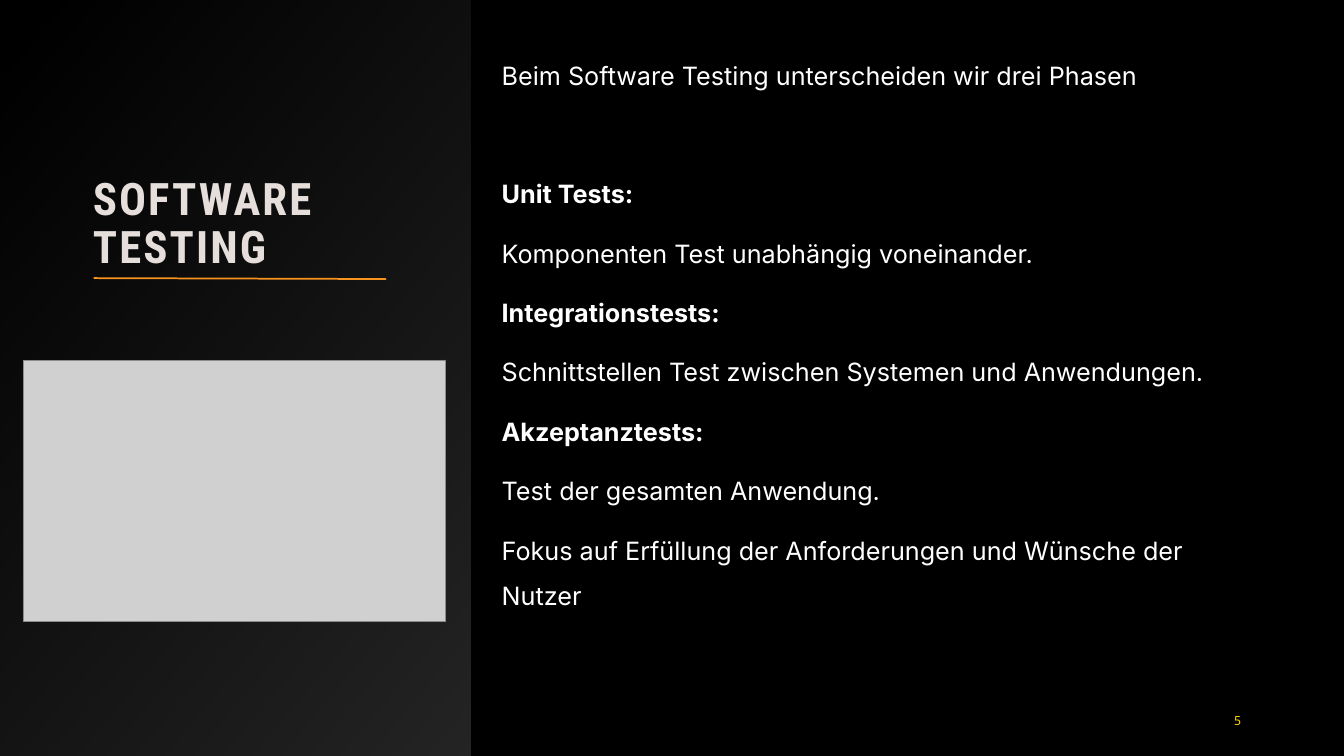
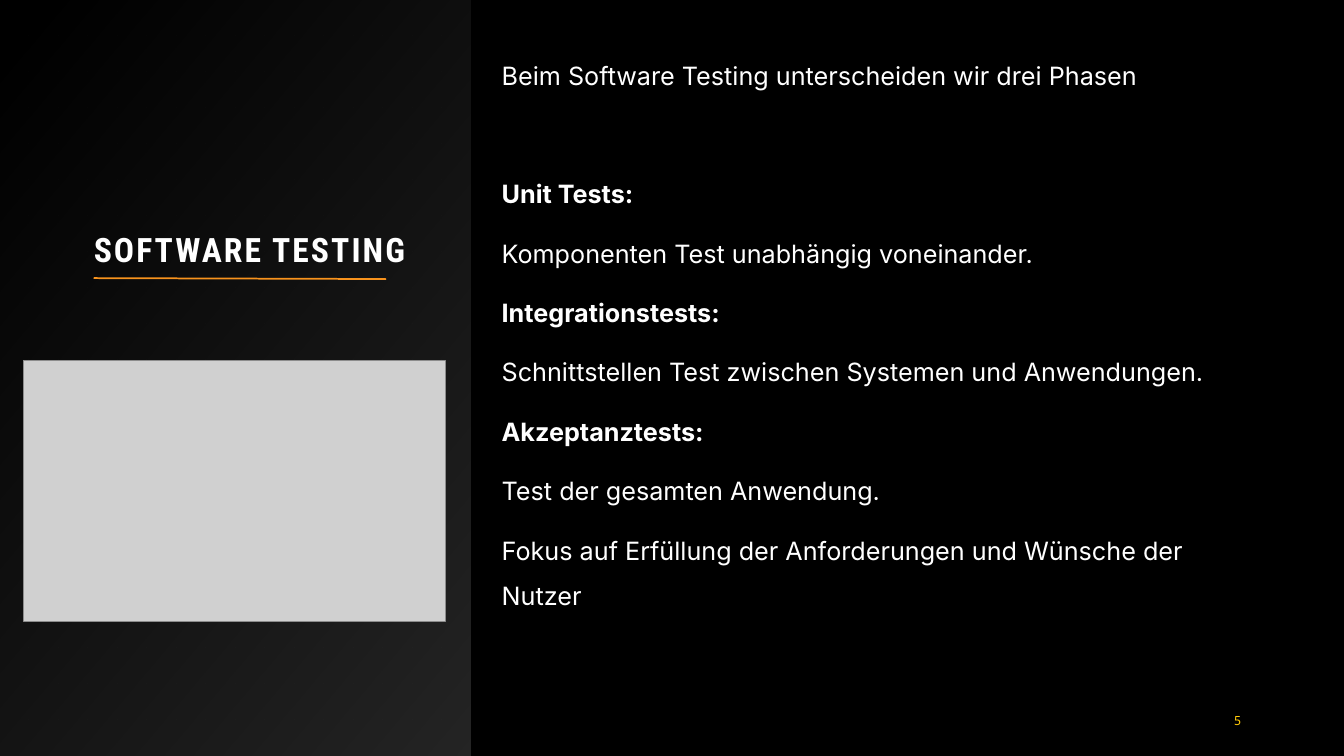
Before and after one commit to 1dah/ali_exam, a slide deck: slide 5 of Präsentation/SDLC Präsentation.pptx. Drawn at 1344x756 pixels with LibreOffice and Linux fonts; fonts in the diff are those of the drawing; grey boxes stand for pictures. Boxes give left, top, right and bottom in pixels: in the first picture for what was removed or moved away, otherwise in the second. Text is boxed around its words. In the diff, an @@ line names an element or a change of style, - is before the commit and + after.

```diff
--- a/Präsentation/SDLC Präsentation.pptx
+++ b/Präsentation/SDLC Präsentation.pptx
@@ title "SOFTWARE TESTING": place and size @@
-title "SOFTWARE TESTING" at bbox=[93, 182, 311, 264]
+title "SOFTWARE TESTING" at bbox=[94, 237, 405, 263]
@@ title "SOFTWARE TESTING" at bbox=[94, 237, 405, 263]: size 32 to 24 pt, text colour #E5DEDB to #FFFFFF @@
```
Also in this commit, not shown: 5 other slides changed.
